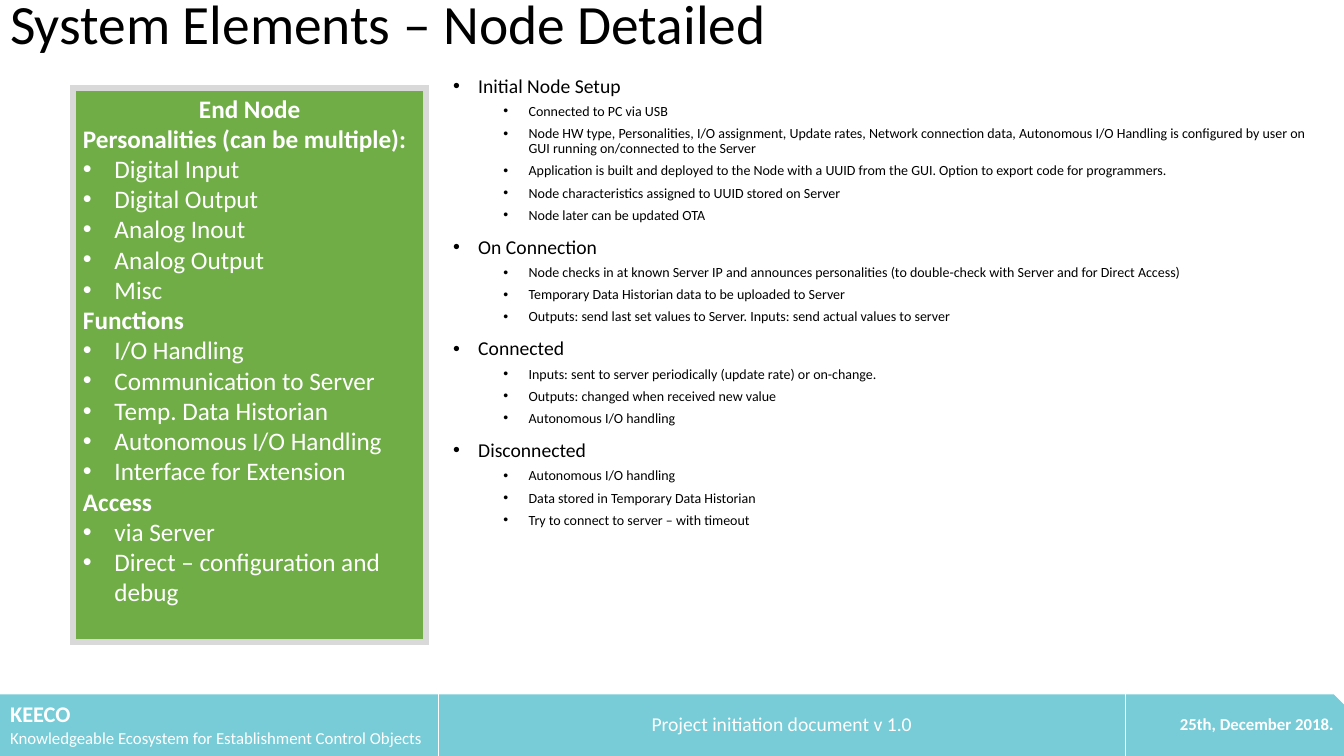
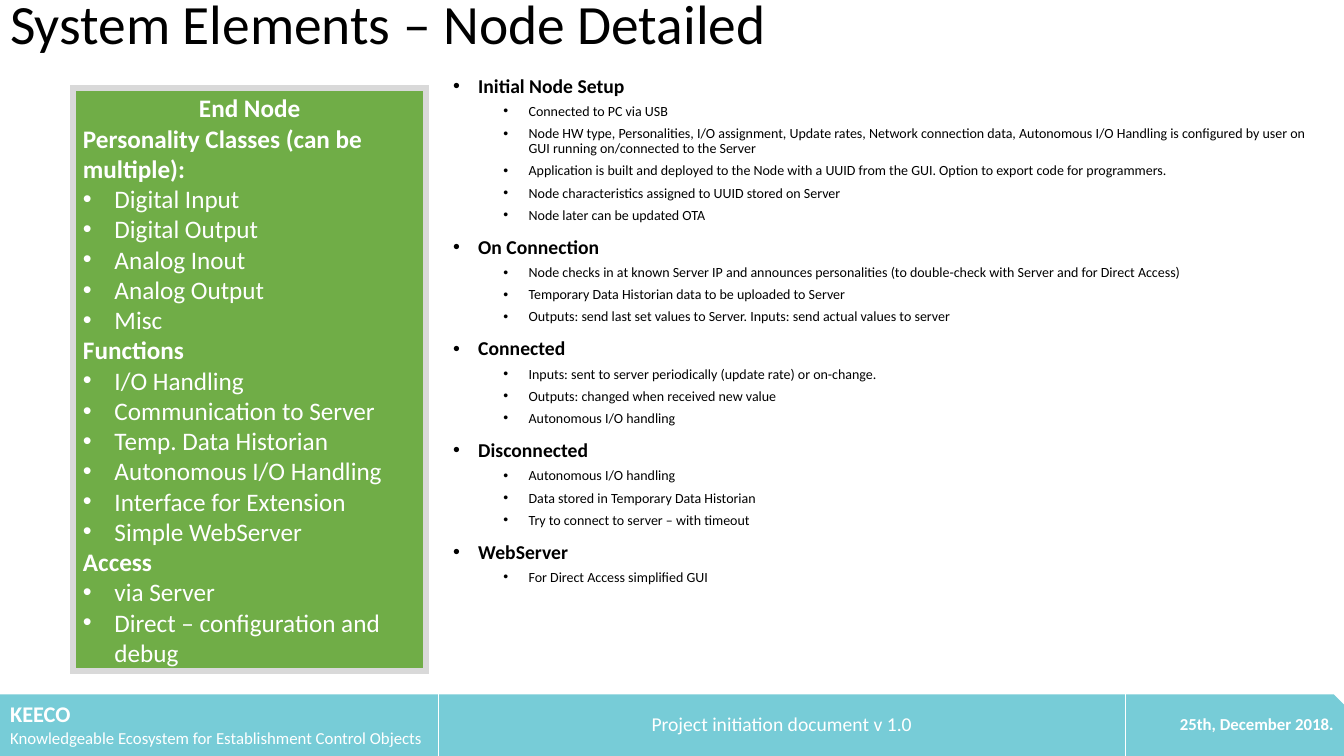
Before and after one commit to litechniks/KEECO, a slide deck: slide 5 of docs/20181225_KEECO_ProjectInit.pptx. Drawn at 1344x756 pixels with LibreOffice and Linux fonts; fonts in the diff are those of the drawing. Boxes give left, top, right and bottom in pixels: in the first picture for what was removed or moved away, otherwise in the second. Text is boxed around its words. In the diff, an @@ line names an element or a change of style, - is before the commit and + after.

Commit message:
Update 20181225_KEECO_ProjectInit.pptx
Updated initial documentation

```diff
--- a/docs/20181225_KEECO_ProjectInit.pptx
+++ b/docs/20181225_KEECO_ProjectInit.pptx
@@ rectangle "End Node": place and size @@
-rectangle "End Node" at [74, 88, 426, 642]
+rectangle "End Node" at [74, 88, 426, 671]
@@ text at [478, 79, 625, 457]: bold on in "Initial Node Setup", "On Connection", "Connected", "Disconnected" @@
@@ text in rectangle at [83, 129, 362, 182]: text changed @@
-Personalities (can be multiple):
+Personality Classes (can be multiple):
@@ text in rectangle at [114, 523, 302, 545]: paragraph added @@
+• Simple WebServer
@@ text at [478, 545, 708, 585]: paragraphs added @@
+• WebServer
+  • For Direct Access simplified GUI
```
Also in this commit, not shown: 3 other slides changed, 1 slide added.
